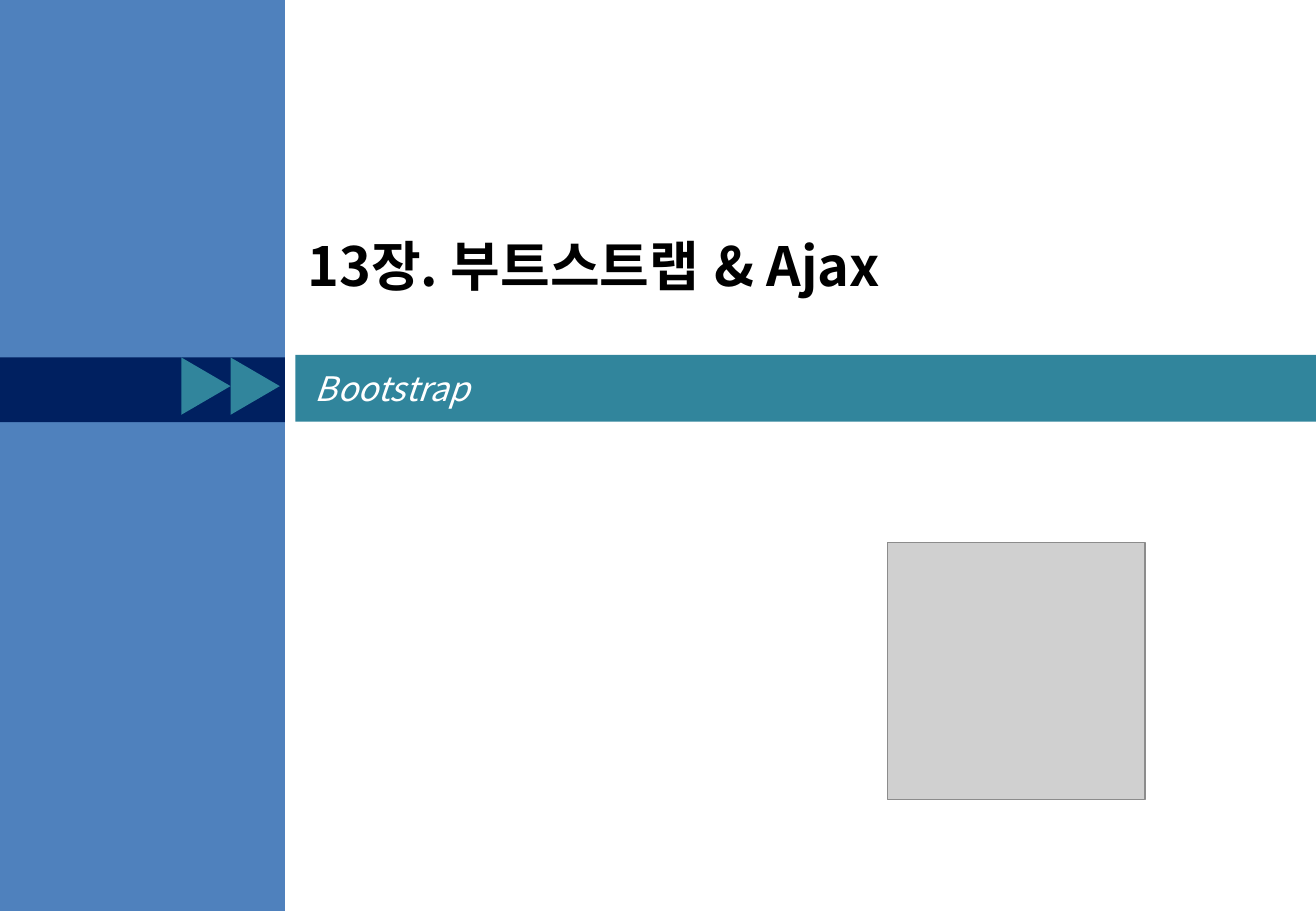
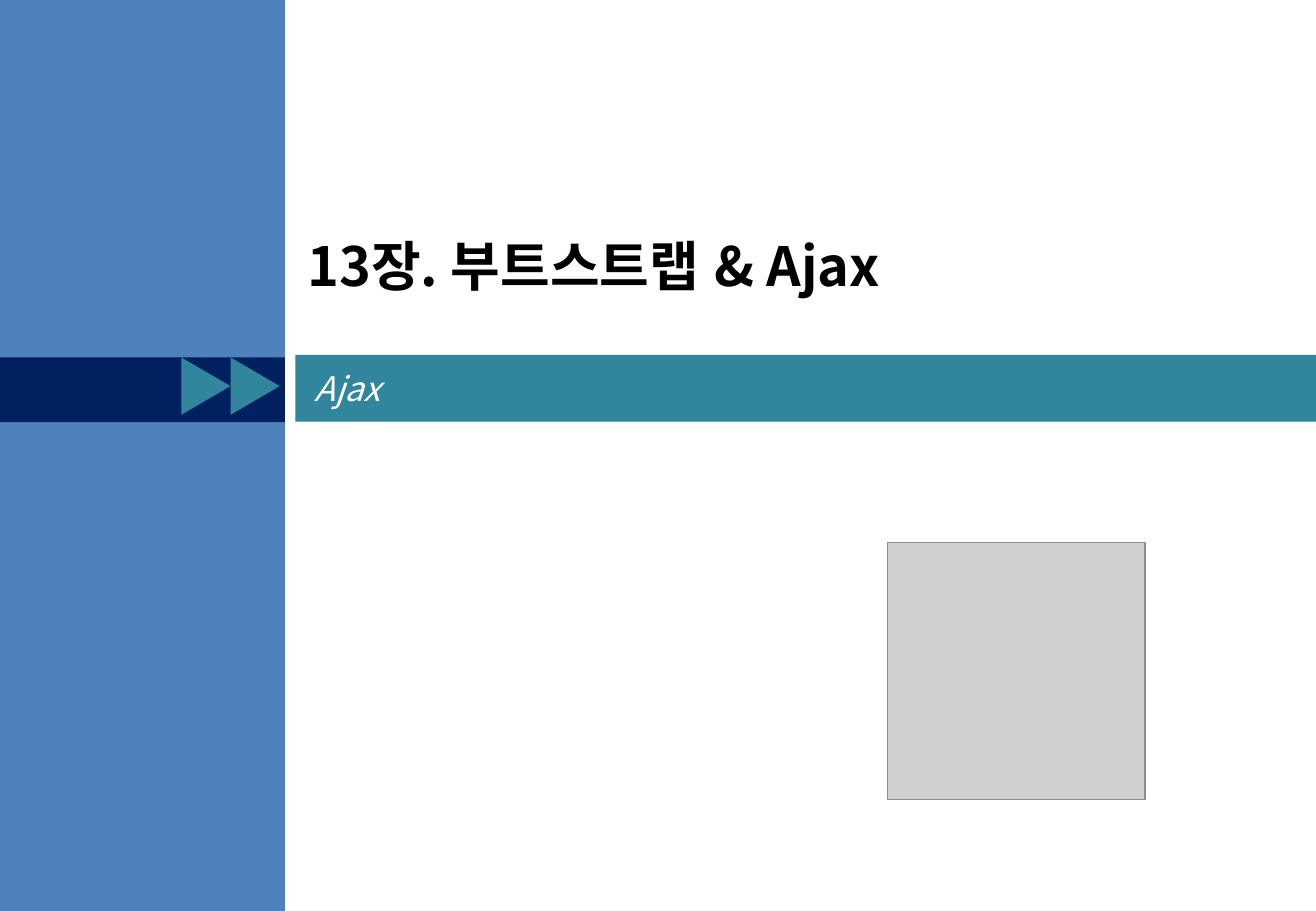
Before and after one commit to pshho/ngreen_project, a slide deck: slide 1 of jspWorks/자료/jsp_ppt/13장. jsp - 부트스트랩(Bootstrap), Ajax.pptx. Drawn at 1316x911 pixels with LibreOffice and Linux fonts; fonts in the diff are those of the drawing; grey boxes stand for pictures. Boxes give left, top, right and bottom in pixels: in the first picture for what was removed or moved away, otherwise in the second. Text is boxed around its words. In the diff, an @@ line names an element or a change of style, - is before the commit and + after.

```diff
--- a/jspWorks/자료/jsp_ppt/13장. jsp - 부트스트랩(Bootstrap), Ajax.pptx
+++ b/jspWorks/자료/jsp_ppt/13장. jsp - 부트스트랩(Bootstrap), Ajax.pptx
@@ subtitle at [315, 375, 381, 409]: text changed @@
-Bootstrap
+Ajax
```
Also in this commit, not shown: 5 other slides changed, 3 slides added, 9 slides removed, 17 other files.
